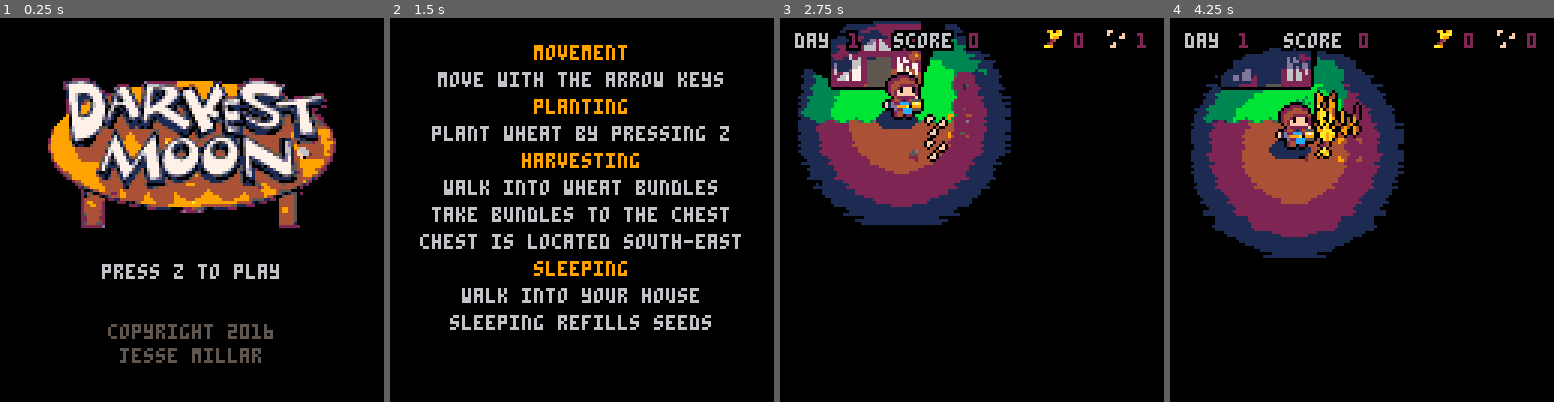
Above: before the commit, frames 1-4 (left to right).
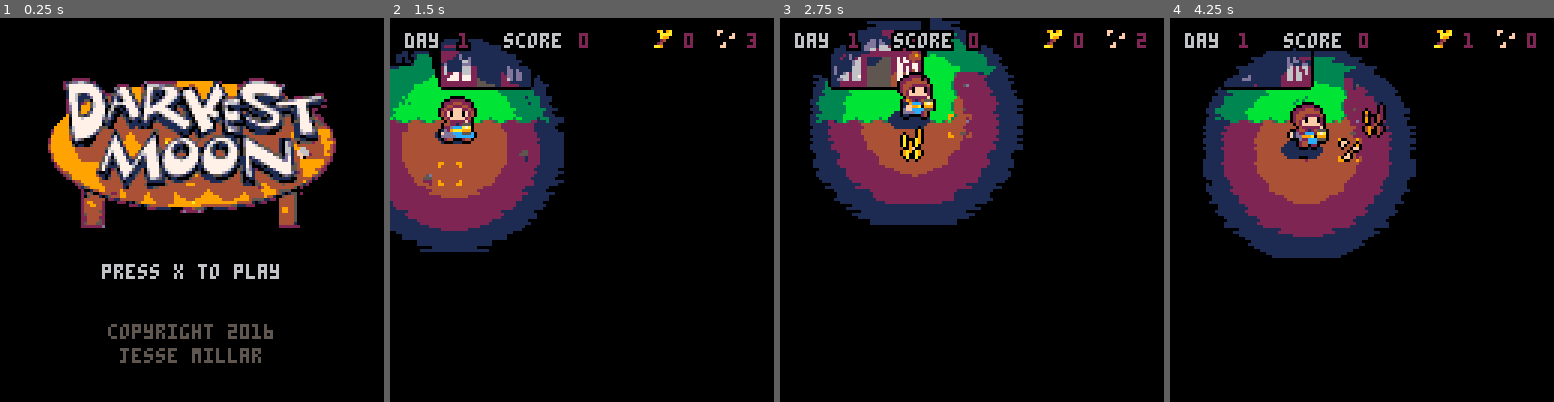
Above: after the commit, the same moments.

Repository: jessemillar/darkest-moon
Game: PICO-8 cartridge darkest-moon.p8
Same seed, same stepped clock (60 frames per second), same inputs: the game is played once before the commit and once after it.
Inputs:
- Up to frame 1 (0.25 s): no input
- Up to frame 2 (1.5 s): tap X (X key) at 0.33, 1.07 s; tap O (Z key) at 0.7 s
- Up to frame 3 (2.75 s): hold Right 1.6-2.1 s; tap O (Z key) at 1.7, 2.1, 2.5 s; tap X (X key) at 1.85 s; hold Up 2.15-2.42 s; hold Right from 2.47 s (still down)
- Up to frame 4 (4.25 s): tap O (Z key) every 0.4 s from 2.9 to 4.1 s; tap X (X key) at 2.97, 4.08 s; release Right at 3.03 s; hold Left 3.08-3.58 s; hold Down 3.63-3.97 s; hold Right from 4.02 s (still down)

The runs differ from the first frame. In frame 1, less than 0.1% of the frame differs, in the area x 45-48%, y 64-68%; in frame 2, 29%, in the area x 0-96%, y 3-82%; in frame 3, 9.9%; in frame 4, 11%.

Commit message:
Changing from Z to X for controls

Diff:
--- a/darkest-moon.p8
+++ b/darkest-moon.p8
@@ -934,7 +934,7 @@
 
 -- check for button presses so we can clear text box messages
 function tbox_interact()
-	if btnp(4) then
+	if btnp(5) then
 		if #tbox_messages>1 then
 			if tbox_messages[2].animation==#tbox_messages[2].line then
 				tbox_dismiss()
@@ -1038,7 +1038,7 @@
 		draw_encoded(15, 20, 97, 50, encoded_logo, 14) -- draw the title screen logo
 
 		if t%25<18 then
-			print_centered("press z to play", 82, 6)
+			print_centered("press x to play", 82, 6)
 		end
 
 		print("copyright 2016", 36, 102, 5)
@@ -1050,7 +1050,7 @@
 		print_centered("move with the arrow keys", line_height*2, 6)
 
 		print_centered("planting", line_height*3, 9)
-		print_centered("plant wheat by pressing z", line_height*4, 6)
+		print_centered("plant wheat by pressing x", line_height*4, 6)
 
 		print_centered("harvesting", line_height*5, 9)
 		print_centered("walk into wheat bundles", line_height*6, 6)
@@ -1062,7 +1062,7 @@
 		print_centered("sleeping refills seeds", line_height*11, 6)
 
 		if t%25<18 then
-			print_centered("press z to start", line_height*12+flr(line_height/2), 7)
+			print_centered("press x to start", line_height*12+flr(line_height/2), 7)
 		end
 	elseif game_state==2 then
 		-- reset the palette
@@ -1153,7 +1153,7 @@
 	t=t+1 -- increment the text box timer
 
 	if game_state<2 then
-		if btnp(4) then
+		if btnp(5) then
 			sfx(10)
 			game_state+=1
 		end
@@ -1511,7 +1511,7 @@
 
 		rtcl.pos=v(reticle_left,reticle_top)
 
-		if btnp(4) then
+		if btnp(5) then
 			if fget(mget(reticle_left/8,reticle_top/8))==64 then
 				if player_inventory_seeds>0 then
 					sfx(12)
--- a/src/12_textboxes.p8
+++ b/src/12_textboxes.p8
@@ -37,7 +37,7 @@
 
 -- check for button presses so we can clear text box messages
 function tbox_interact()
-	if btnp(4) then
+	if btnp(5) then
 		if #tbox_messages>1 then
 			if tbox_messages[2].animation==#tbox_messages[2].line then
 				tbox_dismiss()
--- a/src/_draw.p8
+++ b/src/_draw.p8
@@ -5,7 +5,7 @@
 		draw_encoded(15, 20, 97, 50, encoded_logo, 14) -- draw the title screen logo
 
 		if t%25<18 then
-			print_centered("press z to play", 82, 6)
+			print_centered("press x to play", 82, 6)
 		end
 
 		print("copyright 2016", 36, 102, 5)
@@ -17,7 +17,7 @@
 		print_centered("move with the arrow keys", line_height*2, 6)
 
 		print_centered("planting", line_height*3, 9)
-		print_centered("plant wheat by pressing z", line_height*4, 6)
+		print_centered("plant wheat by pressing x", line_height*4, 6)
 
 		print_centered("harvesting", line_height*5, 9)
 		print_centered("walk into wheat bundles", line_height*6, 6)
@@ -29,7 +29,7 @@
 		print_centered("sleeping refills seeds", line_height*11, 6)
 
 		if t%25<18 then
-			print_centered("press z to start", line_height*12+flr(line_height/2), 7)
+			print_centered("press x to start", line_height*12+flr(line_height/2), 7)
 		end
 	elseif game_state==2 then
 		-- reset the palette
--- a/src/_update.p8
+++ b/src/_update.p8
@@ -2,7 +2,7 @@
 	t=t+1 -- increment the text box timer
 
 	if game_state<2 then
-		if btnp(4) then
+		if btnp(5) then
 			sfx(10)
 			game_state+=1
 		end
--- a/src/player.p8
+++ b/src/player.p8
@@ -84,7 +84,7 @@
 
 		rtcl.pos=v(reticle_left,reticle_top)
 
-		if btnp(4) then
+		if btnp(5) then
 			if fget(mget(reticle_left/8,reticle_top/8))==64 then
 				if player_inventory_seeds>0 then
 					sfx(12)
